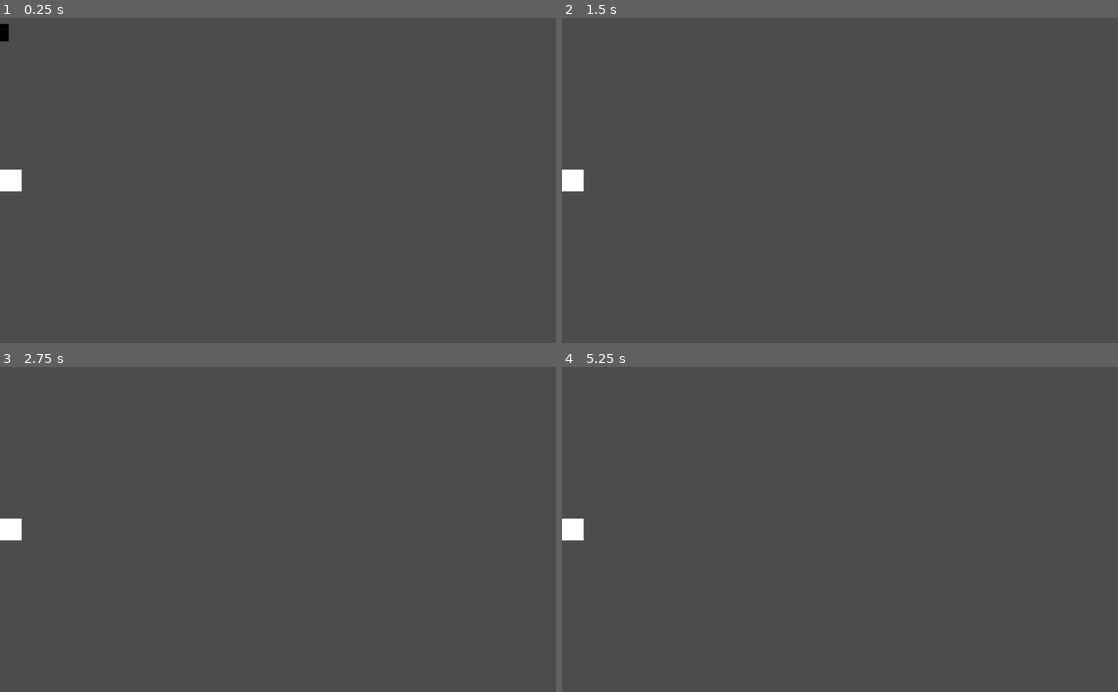
Above: before the commit, frames 1-4 (two rows, left to right).
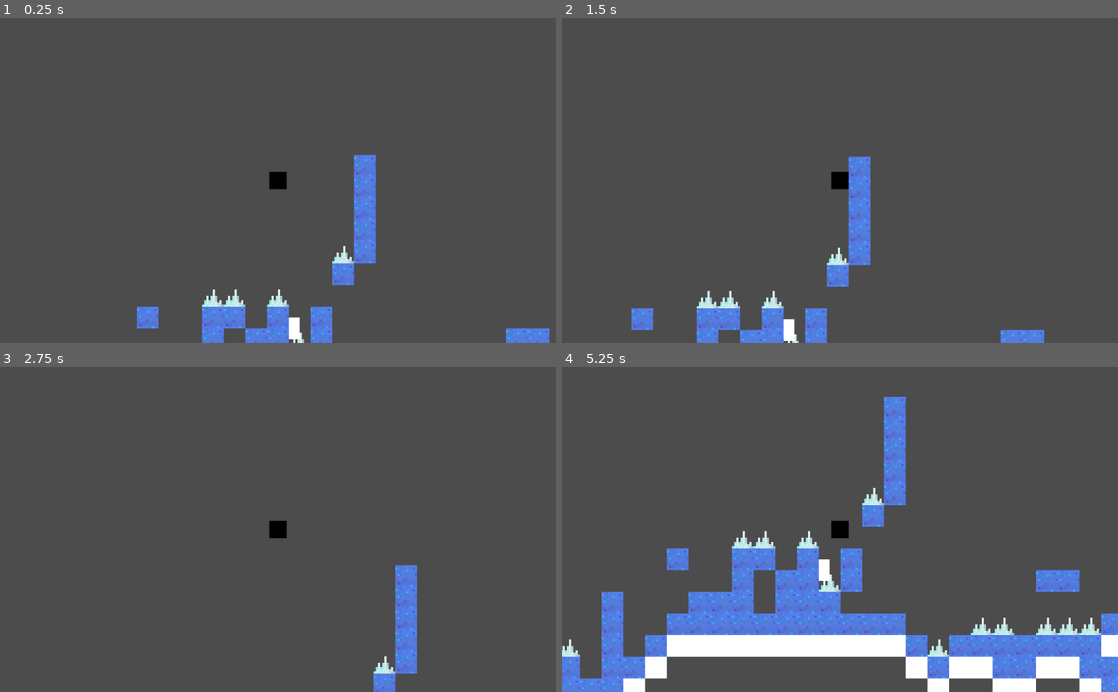
Above: after the commit, the same moments.

Repository: toimisto/ld46
Game: Godot game, scene res://scenes/outside/Level.tscn
The game is run twice, just before and just after one commit, with the same random seed, the same clock (stepped at 60 frames per second) and the same inputs. The project has no main scene, so this scene is started directly.
Inputs:
- Up to frame 1 (0.25 s): no input
- Up to frame 2 (1.5 s): hold Up (up) 0.53-1.28 s; hold D (right) from 0.53 s (still down); tap Up (up) at 1.35 s
- Up to frame 3 (2.75 s): tap Up (up) at 1.52, 1.82 s; release D (right) at 2.03 s; hold A (left) from 2.03 s (still down); hold Up (up) from 2.03 s (still down)
- Up to frame 4 (5.25 s): release A (left) at 2.78 s; release Up (up) at 2.78 s; hold D (right) 2.78-4.28 s; tap Up (up) at 2.85, 3.02, 3.32, 4.35, 4.52, 4.82 s; hold Up (up) 3.53-4.28 s; hold A (left) 4.28-5.03 s; hold D (right) from 5.03 s (still down); hold Up (up) from 5.03 s (still down)

The runs differ from the first frame. In frame 1, 5.1% of the frame differs, in the area x 0-99%, y 1-100%; in frame 2, 4.9%; in frame 3, 2.1%; in frame 4, 22%, in the area x 0-100%, y 9-100%.

Commit message:
added levelgenerator and some sprites

Diff:
--- /dev/null
+++ b/scenes/outside/Block.tscn
@@ -0,0 +1,17 @@
+[gd_scene load_steps=3 format=2]
+
+[ext_resource path="res://assets/sand.png" type="Texture" id=1]
+
+[sub_resource type="RectangleShape2D" id=1]
+
+[node name="Block" type="Node2D"]
+
+[node name="BlockBody" type="StaticBody2D" parent="."]
+
+[node name="CollisionShape2D" type="CollisionShape2D" parent="BlockBody"]
+scale = Vector2( 2, 2 )
+shape = SubResource( 1 )
+
+[node name="Sprite" type="Sprite" parent="BlockBody"]
+scale = Vector2( 4, 4 )
+texture = ExtResource( 1 )
--- /dev/null
+++ b/scenes/outside/Bottom.tscn
@@ -0,0 +1,20 @@
+[gd_scene load_steps=2 format=2]
+
+[sub_resource type="RectangleShape2D" id=1]
+
+[node name="Block" type="Node2D"]
+
+[node name="BlockBody" type="StaticBody2D" parent="."]
+
+[node name="CollisionShape2D" type="CollisionShape2D" parent="BlockBody"]
+scale = Vector2( 2, 2 )
+shape = SubResource( 1 )
+
+[node name="ColorRect" type="ColorRect" parent="BlockBody"]
+margin_left = -20.0
+margin_top = -20.0
+margin_right = 20.0
+margin_bottom = 20.0
+__meta__ = {
+"_edit_use_anchors_": false
+}
--- /dev/null
+++ b/scenes/outside/Gold.tscn
@@ -0,0 +1,20 @@
+[gd_scene load_steps=2 format=2]
+
+[sub_resource type="RectangleShape2D" id=1]
+
+[node name="Block" type="Node2D"]
+
+[node name="BlockBody" type="StaticBody2D" parent="."]
+
+[node name="CollisionShape2D" type="CollisionShape2D" parent="BlockBody"]
+scale = Vector2( 2, 2 )
+shape = SubResource( 1 )
+
+[node name="ColorRect" type="ColorRect" parent="BlockBody"]
+margin_left = -20.0
+margin_top = -20.0
+margin_right = 20.0
+margin_bottom = 20.0
+__meta__ = {
+"_edit_use_anchors_": false
+}
--- a/scenes/outside/Level.tscn
+++ b/scenes/outside/Level.tscn
@@ -1,10 +1,18 @@
-[gd_scene load_steps=3 format=2]
+[gd_scene load_steps=10 format=2]
 
 [ext_resource path="res://scenes/outside/Player.tscn" type="PackedScene" id=1]
+[ext_resource path="res://scripts/outside/LevelGenerator.gd" type="Script" id=2]
+[ext_resource path="res://scripts/outside/Landscape.gd" type="Script" id=3]
+[ext_resource path="res://scripts/outside/Level.gd" type="Script" id=4]
+[ext_resource path="res://scenes/outside/Spike.tscn" type="PackedScene" id=5]
+[ext_resource path="res://scenes/outside/Bottom.tscn" type="PackedScene" id=6]
+[ext_resource path="res://scenes/outside/Gold.tscn" type="PackedScene" id=7]
+[ext_resource path="res://scenes/outside/Block.tscn" type="PackedScene" id=8]
 
 [sub_resource type="RectangleShape2D" id=1]
 
-[node name="Node2D" type="Node2D"]
+[node name="Level" type="Node2D"]
+script = ExtResource( 4 )
 
 [node name="StaticBody2D" type="StaticBody2D" parent="."]
 position = Vector2( 0, 280 )
@@ -24,4 +32,20 @@
 "_edit_use_anchors_": false
 }
 
-[node name="Node2D" parent="." instance=ExtResource( 1 )]
+[node name="Player" parent="." instance=ExtResource( 1 )]
+
+[node name="Camera2D" type="Camera2D" parent="Player"]
+current = true
+
+[node name="LevelGenerator" type="Node2D" parent="."]
+script = ExtResource( 2 )
+Block = ExtResource( 8 )
+Spike = ExtResource( 5 )
+Bottom = ExtResource( 6 )
+Gold = ExtResource( 7 )
+
+[node name="Landscape" type="Node" parent="LevelGenerator"]
+script = ExtResource( 3 )
+
+[node name="Landscapeleft" type="Node" parent="LevelGenerator"]
+script = ExtResource( 3 )
--- /dev/null
+++ b/scenes/outside/Spike.tscn
@@ -0,0 +1,14 @@
+[gd_scene load_steps=2 format=2]
+
+[ext_resource path="res://assets/spike.png" type="Texture" id=1]
+
+[node name="Block" type="Node2D"]
+
+[node name="BlockBody" type="StaticBody2D" parent="."]
+
+[node name="Sprite" type="Sprite" parent="BlockBody"]
+scale = Vector2( 4, 4 )
+texture = ExtResource( 1 )
+
+[node name="CollisionPolygon2D" type="CollisionPolygon2D" parent="BlockBody"]
+polygon = PoolVector2Array( -20, 20, 0, -11, 20, 20 )
--- /dev/null
+++ b/scripts/outside/Landscape.gd
@@ -0,0 +1,116 @@
+extends Node
+
+var lvlrng = RandomNumberGenerator.new()
+
+var col = 3
+var row = 10
+var rowchange = 0
+var current_col = []
+var jumplace
+var choices = {
+    "b": 10,
+    "s": 5,
+    " ": 3,
+    "g": 0.2,
+    "up": 2,
+    "down": 2,
+    "skip": 0
+    }
+var choices2 = {
+    "b": 10,
+    "s": 5,
+    " ": 3,
+    "g": 0.3,
+    "up": 1,
+    "down": 2,
+    "skip": 0
+    }
+const jumpables = ["b"]
+const nonjump = ["bu", " ", "g"]
+var sumofweights = 0.0
+
+
+
+func _ready():
+    for weight in choices.values():
+        sumofweights += weight
+
+func make_jump(y=0):
+    var h = (lvlrng.randi()%4) +1.0
+    var w = (lvlrng.randi()%int(h)) +1.0
+    jumplace = {
+            "x": col,
+            "y": -(row-y),
+            "h": h,
+            "w": w
+            }
+
+func create_col(dir):
+
+
+    if col == 3:
+        make_jump()
+    get_parent().add_tile(col*40, row*40, "block")
+    get_parent().add_tile(col*40, (row+1)*40, "bottom")
+    current_col = ["b"]
+    create_tile()
+    col += dir
+
+
+func create_tile(h=1):
+    var next = get_parent().get_next(sumofweights, choices, lvlrng.randf())
+    var difx = col - jumplace["x"]
+    var dify = -(row-h) - jumplace["y"]
+    var jump = -((float(jumplace["h"])/jumplace["w"])/jumplace["w"])*pow(difx - jumplace["w"], 2) +jumplace["h"]
+    var jumpnext = -((float(jumplace["h"])/jumplace["w"])/jumplace["w"])*pow(difx - jumplace["w"]+1, 2) +jumplace["h"]
+    match next:
+        "b":
+            if dify+1.5 < jump:
+                get_parent().add_tile(col*40, (row-h)*40, "block")
+                current_col.push_back("b")
+                create_tile(h+1)
+            elif dify-1.8 > jump and dify-1.8 > jumpnext and difx < jumplace["w"]*2 -1:
+                get_parent().add_tile(col*40, (row-h)*40, "block")
+                current_col.push_back("bu")
+                create_tile(h+1)
+            else:
+                current_col.push_back(" ")
+                create_tile(h+1)
+        "s":
+            if current_col[-1] == "b" and ((dify+0.8 < jump and difx < jumplace["w"]*2) or dify+2 < jump):
+                get_parent().add_tile(col*40, (row-h)*40, "spike")
+                current_col.push_back("s")
+                current_col.push_back(" ")
+                create_tile(h+2)
+            elif current_col[-1] == "bu":
+                get_parent().add_tile(col*40, (row-h)*40, "spike")
+        " ":
+            current_col.push_back(" ")
+            create_tile(h+1)
+        "g":
+            get_parent().add_tile(col*40, (row-h)*40, "gold")
+            current_col.push_back("g")
+            create_tile(h+1)
+        "up":
+            if dify+0.8 < jump:
+                rowchange = -1
+        "down":
+            rowchange = 1
+        "skip":
+            pass
+
+    if h == 1:
+        while current_col[-1] in nonjump:
+            current_col.pop_back()
+
+        if difx >= jumplace["w"]*2 and current_col[-1] in jumpables:
+           make_jump(current_col.size())
+        elif lvlrng.randi()%10 == 0 and current_col[-1] in jumpables:
+           make_jump(current_col.size())
+        row += rowchange
+        rowchange = 0
+
+
+
+func _on_LevelGenerator_init_level():
+    lvlrng.seed = get_parent().lvlseed
--- /dev/null
+++ b/scripts/outside/Level.gd
@@ -0,0 +1,16 @@
+extends Node2D
+
+
+# Declare member variables here. Examples:
+# var a = 2
+# var b = "text"
+
+
+# Called when the node enters the scene tree for the first time.
+func _ready():
+    pass # Replace with function body.
+
+
+# Called every frame. 'delta' is the elapsed time since the previous frame.
+func _process(delta):
+    $LevelGenerator.generate_level($Player.position.x)
--- /dev/null
+++ b/scripts/outside/LevelGenerator.gd
@@ -0,0 +1,52 @@
+
+extends Node2D
+export(PackedScene) var Block
+export(PackedScene) var Spike
+export(PackedScene) var Bottom
+export(PackedScene) var Gold
+var lvlrng = RandomNumberGenerator.new()
+var lvlseed
+
+signal init_level
+
+
+func _ready():
+    lvlrng.randomize()
+    lvlseed = lvlrng.randi()
+    emit_signal("init_level")
+
+
+func generate_level(x):
+    while x > ($Landscape.col - 600) * 40:
+        $Landscape.create_col(1)
+
+    while x < ($Landscapeleft.col + 600) * 40:
+        $Landscapeleft.create_col(-1)
+
+func add_tile(x,y,type):
+    var tile
+    match type:
+        "block":
+            tile = Block.instance()
+        "spike":
+            tile = Spike.instance()
+        "gold":
+            tile = Gold.instance()
+        "bottom":
+            tile = Bottom.instance()
+        _:
+            return
+    tile.position.y = y
+    tile.position.x = x
+    add_child(tile)
+
+
+func get_next(sumofweights, choices, rnf):
+    var next = 0
+    var sw = sumofweights * rnf
+    for c in choices.keys():
+        sw -= float(choices[c])
+        if sw <= 0:
+            next = c
+            break
+    return next
Binary file changed: assets/MobPath.png
Binary file added: assets/sand.png
Not shown, added: assets/sand.png.import
Binary file added: assets/spike.png
Not shown, added: assets/spike.png.import
